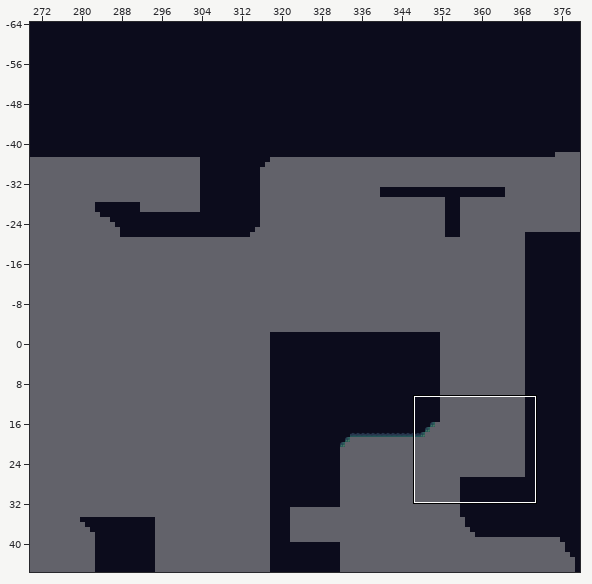
Tiled map, stored at UnityProject/CaseFileDream/Assets/CaseFileDream/TileSets/Tiled/Level01/Level01-TheGrotto.tmx. Above, an overview of the earlier version with the close-up marked.
Close-up. Earlier state:
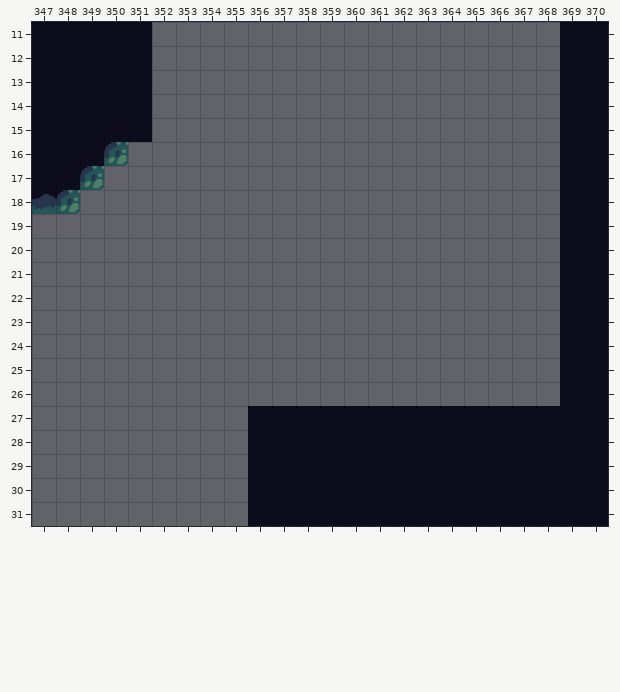
Cells are 32x32 px. Shown: x 347..370, y 11..31. The commit also changed other parts of the map, which this record leaves out.
After:
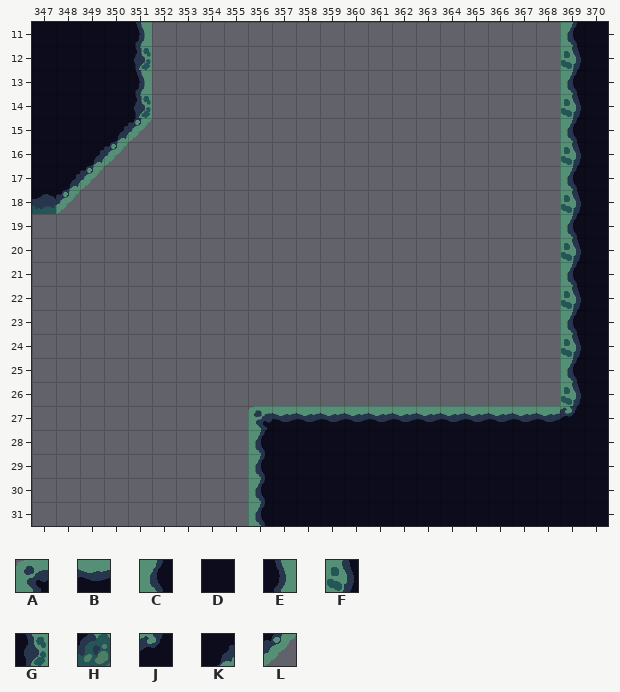
Key: from "CyanMoss": A 0, B 1, C 8, D 9, E 11, F 16, G 19, H 27, J 41, K 50, L 51.
_ is an empty cell, . an unchanged one.
What changed:
--- layer "Overlay"
@@ x 348..369 @@
-11 ...D.................D
-12 ...D.................D
-13 ...D.................D
-14 ...D.................D
-15 ..DD.................D
-16 .DH..................D
-17 DH...................D
-18 H....................D
-19 .....................D
-20 .....................D
-21 .....................D
-22 .....................D
-23 .....................D
-24 .....................D
-25 .....................D
-26 .....................D
-27 ........DDDDDDDDDDDDDD
-28 ........D.............
-29 ........D.............
-30 ........D.............
-31 ........D.............
+11 ...E.................C
+12 ...G.................F
+13 ...E.................C
+14 ...G.................F
+15 ..KL.................C
+16 .KL..................F
+17 KL...................C
+18 L....................F
+19 .....................C
+20 .....................F
+21 .....................C
+22 .....................F
+23 .....................C
+24 .....................F
+25 .....................C
+26 .....................F
+27 ........ABBBBBBBBBBBBJ
+28 ........C.............
+29 ........C.............
+30 ........C.............
+31 ........C.............
Changed places in both close-ups, as pixel boxes (x1, y1, x2, y2):
changed: (56, 22, 152, 214)
changed: (248, 22, 581, 526)
